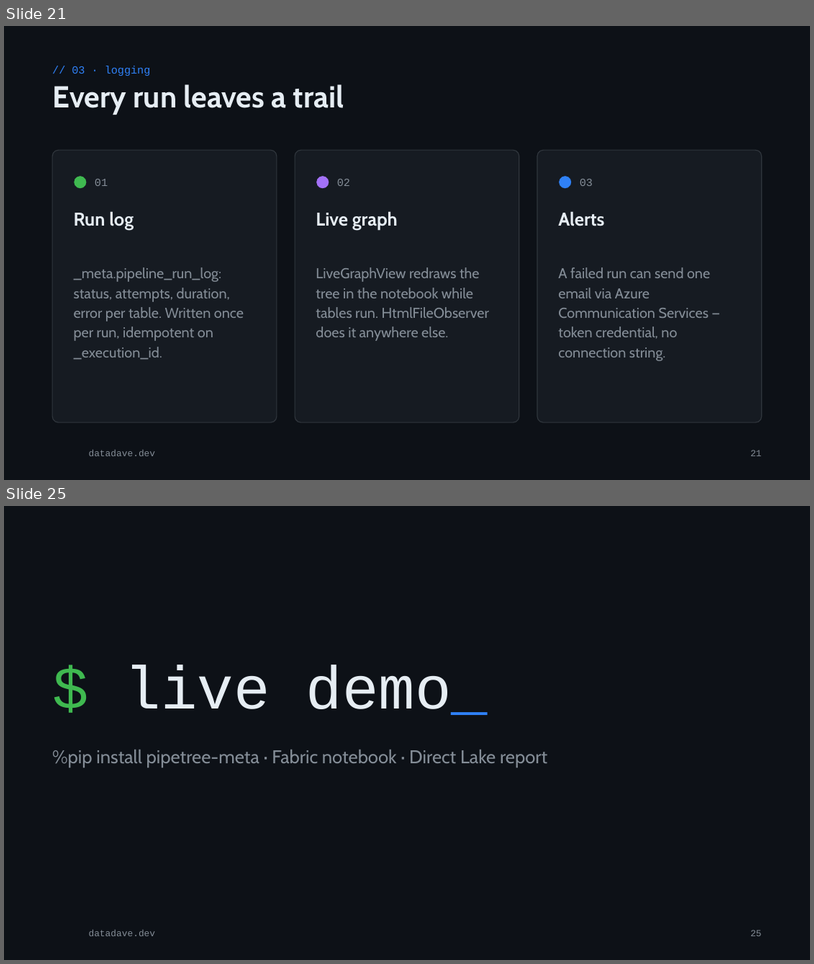
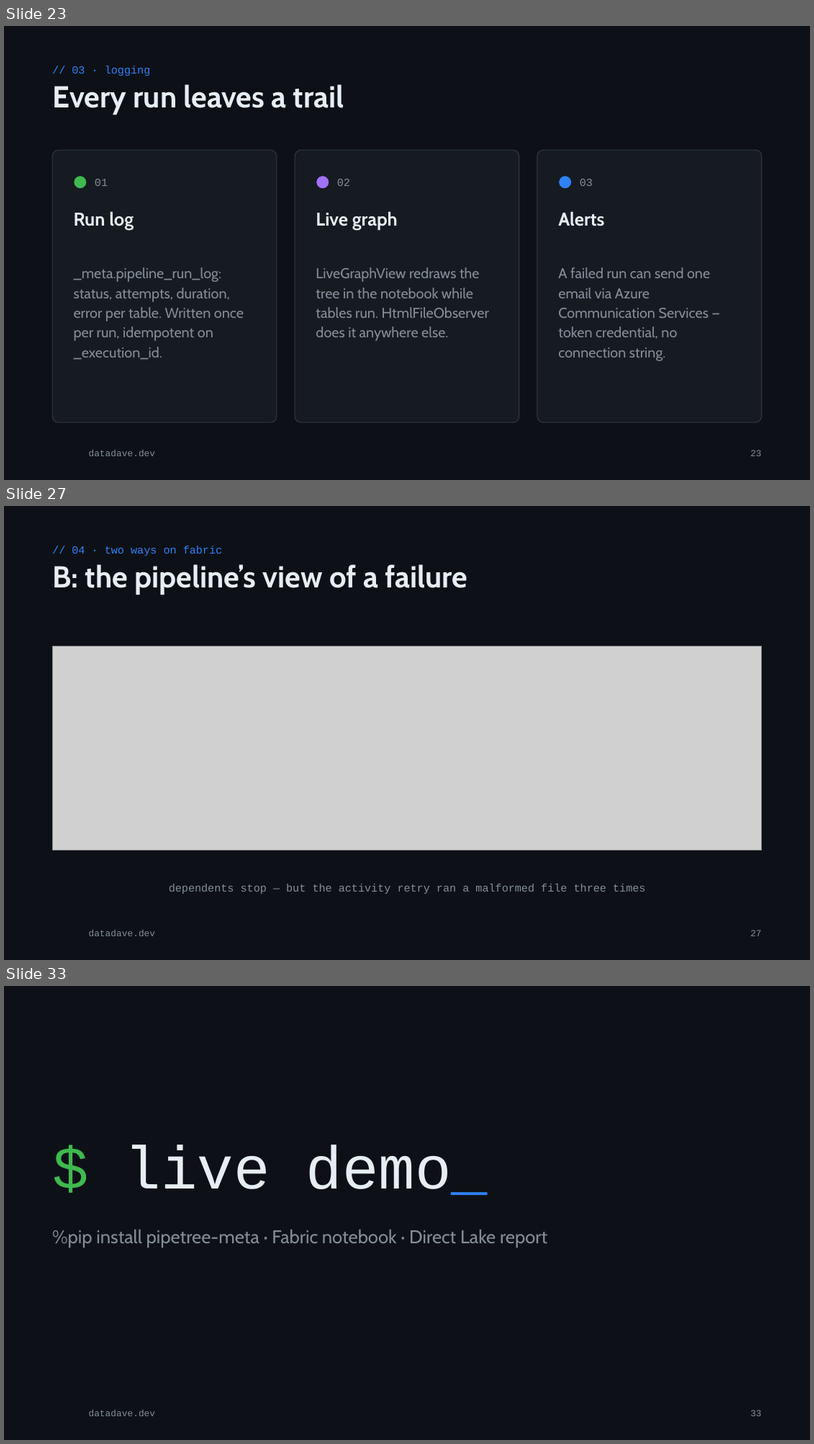
Before and after one commit to phant0mw0lf/datadave, a slide deck: talks/2026-12-metadata-orchestration/metadata-orchestration.pptx. Shown one above the other, each under a label of ours: slides 21 and 25 before the commit, slides 23, 27 and 33 after it; the slides between them are not shown. The pictures are 814x964 and 814x1444 pixels, drawn with LibreOffice and Linux fonts; fonts in the diff are those of the drawing; grey boxes stand for pictures; background and template pictures are left out. Boxes give left, top, right and bottom in pixels: in the first picture for what was removed or moved away, otherwise in the second. Text is boxed around its words. In the diff, an @@ line names an element or a change of style, - is before the commit and + after.

Commit message:
content(talks): fabric comparison, layer slide and a less pipetree-centric framing
Adds the two-ways-on-Fabric section from part 3, a slide on free layer naming, a 'you don't need my package' slide, and neutral wording on the layer and executor slides.

```diff
--- a/talks/2026-12-metadata-orchestration/metadata-orchestration.pptx
+++ b/talks/2026-12-metadata-orchestration/metadata-orchestration.pptx
@@ slide 27 added at box(4, 506, 810, 960), background #0D1117; not listed: 1 template element that a slide beside it also shows @@
@@ text added at box(72, 546, 223, 556), 13 pt, text #2F81F7 @@
+// 04 · two ways on fabric
@@ title added at box(52, 564, 468, 595), 36 pt, text #E6EDF3, bold @@
+B: the pipeline’s view of a failure
@@ picture added at box(52, 646, 762, 850) @@
@@ text added at box(169, 883, 646, 893), 13 pt, text #848D97 @@
+dependents stop — but the activity retry ran a malformed file three times
@@ page number added at box(751, 929, 761, 936), 11 pt, text #848D97 @@
+27
@@ what was slide 21 is now slide 23 @@
@@ page number at box(751, 449, 761, 456): text changed @@
-21
+23
@@ what was slide 25 is now slide 33 @@
@@ page number at box(751, 1409, 761, 1416): text changed @@
-25
+33
```
Also in this commit, not shown: 12 slides changed, 8 other slides added, 3 other files.
